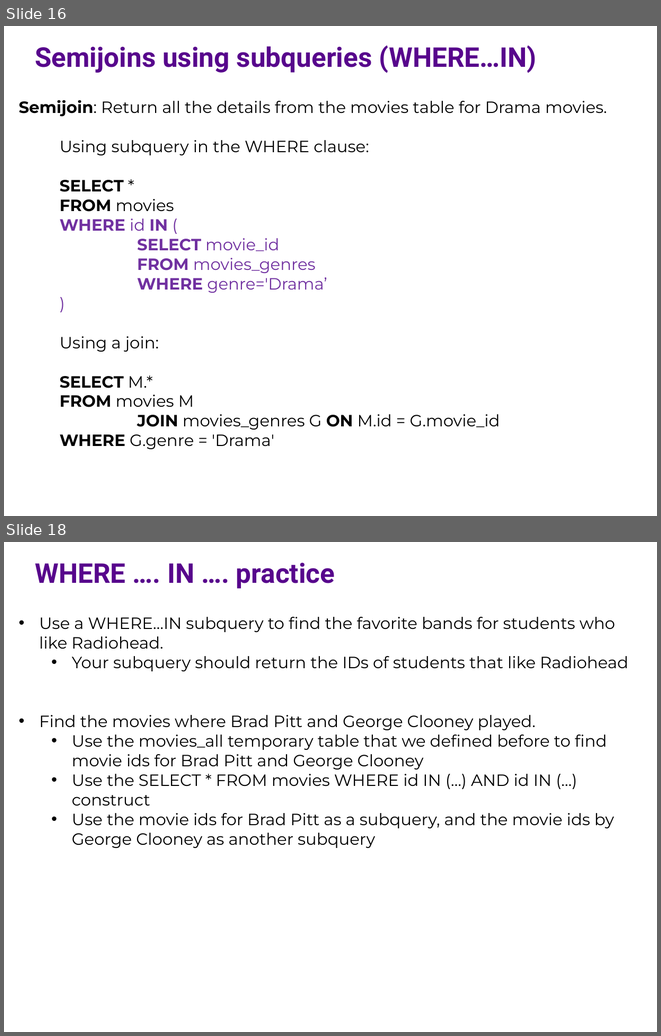
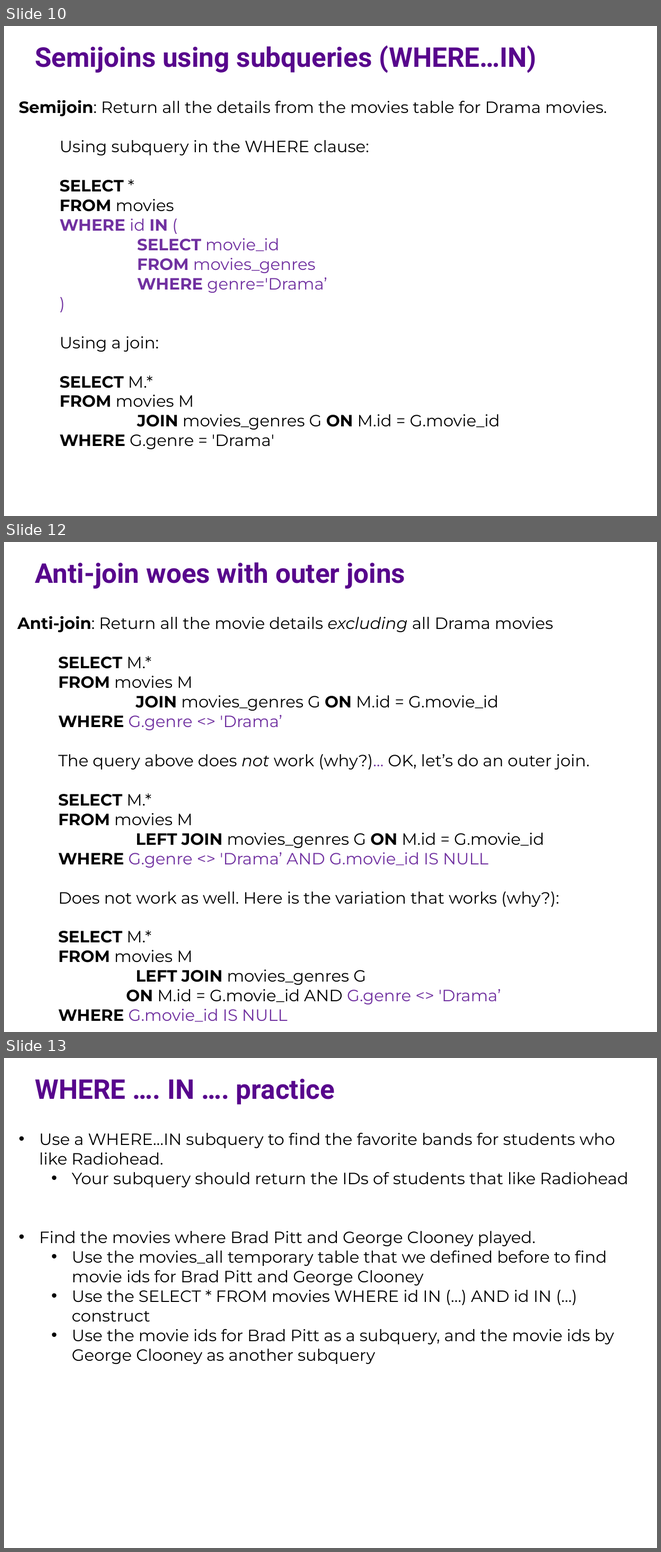
Before and after one commit to ipeirotis/introduction-to-databases, a slide deck: session6/F-SQL_Subqueries.pptx. Shown one above the other, each under a label of ours: slides 16 and 18 before the commit, slides 10, 12 and 13 after it; the slides between them are not shown. The pictures are 661x1036 and 661x1552 pixels, drawn with LibreOffice and Linux fonts; fonts in the diff are those of the drawing. Boxes give left, top, right and bottom in pixels: in the first picture for what was removed or moved away, otherwise in the second. Text is boxed around its words. In the diff, an @@ line names an element or a change of style, - is before the commit and + after.

```diff
--- a/session6/F-SQL_Subqueries.pptx
+++ b/session6/F-SQL_Subqueries.pptx
@@ slide 12 added at <box>4,542,657,1032</box>, background #FFFFFF @@
@@ text added at <box>35,562,405,589</box>, 30 pt, text #57068C, bold @@
+Anti-join woes with outer joins
@@ text added at <box>17,616,589,1022</box>, 18 pt, text #000000 @@
+Anti-join: Return all the movie details excluding all Drama movies
+  SELECT M.*
+  FROM movies M
+  JOIN movies_genres G ON M.id = G.movie_id
+  WHERE G.genre <> 'Drama’
+  The query above does not work (why?)… OK, let’s do an outer join.
+  SELECT M.*
+  FROM movies M
+  LEFT JOIN movies_genres G ON M.id = G.movie_id
+  WHERE G.genre <> 'Drama’ AND G.movie_id IS NULL
+  Does not work as well. Here is the variation that works (why?):
+  SELECT M.*
+  FROM movies M
+  LEFT JOIN movies_genres G
+  ON M.id = G.movie_id AND G.genre <> 'Drama’
+  WHERE G.movie_id IS NULL
@@ what was slide 16 is now slide 10 @@
@@ what was slide 18 is now slide 13 @@
```
Also in this commit, not shown: 5 slides changed, 6 other slides added, 4 slides removed.
